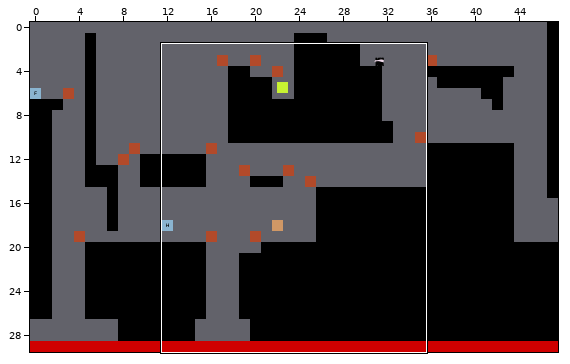
Tiled map (JSON) -- maps/level_02.json. The picture above shows the old version from afar; the outline marks the close-up.
Close-up. Earlier state:
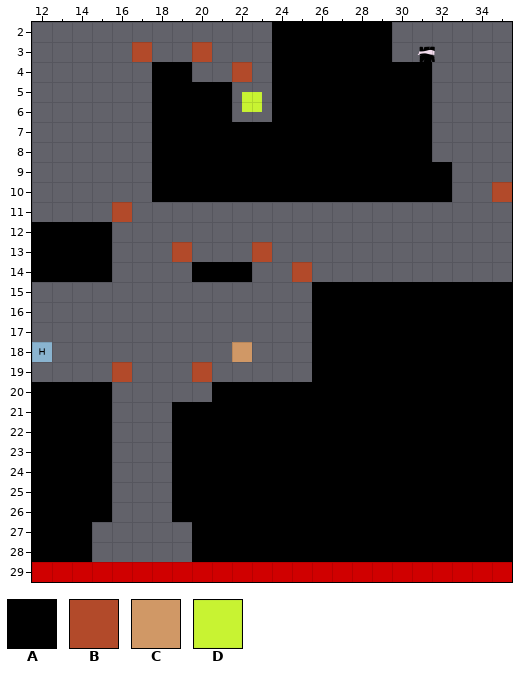
Cells are 64x64 px. Shown: x 12..35, y 2..29.
Key: from "tileset": A 78, B 81, C 85, D 131.
_ is an empty cell, # one hidden under a higher layer.
Objects are placed by their top-left corner, in cells (3,4 is the top-left corner of cell 3,4); size is 1x1 cell unless given.
Layers that did not change in this view are not listed.
Layer "layer_platforms" before, first column x 12:
 2 ____________AAAAAA______
 3 ____________AAAAAA______
 4 ______AA____AAAAAAAA____
 5 ______AAAA__AAAAAAAA____
 6 ______AAAA__AAAAAAAA____
 7 ______AAAAAAAAAAAAAA____
 8 ______AAAAAAAAAAAAAA____
 9 ______AAAAAAAAAAAAAAA___
10 ______AAAAAAAAAAAAAAA___
11 ________________________
12 AAAA____________________
13 AAAA____________________
14 AAAA____AAA_____________
15 ______________AAAAAAAAAA
16 ______________AAAAAAAAAA
17 ______________AAAAAAAAAA
18 ______________AAAAAAAAAA
19 ______________AAAAAAAAAA
20 AAAA_____AAAAAAAAAAAAAAA
21 AAAA___AAAAAAAAAAAAAAAAA
22 AAAA___AAAAAAAAAAAAAAAAA
23 AAAA___AAAAAAAAAAAAAAAAA
24 AAAA___AAAAAAAAAAAAAAAAA
25 AAAA___AAAAAAAAAAAAAAAAA
26 AAAA___AAAAAAAAAAAAAAAAA
27 AAA_____AAAAAAAAAAAAAAAA
28 AAA_____AAAAAAAAAAAAAAAA
29 ###_____#___#__##__#####
Objects on layer "Cure" before:
D at 22.5,5.5
Objects on layer "BigBox" before:
C at 22,18
After the commit:
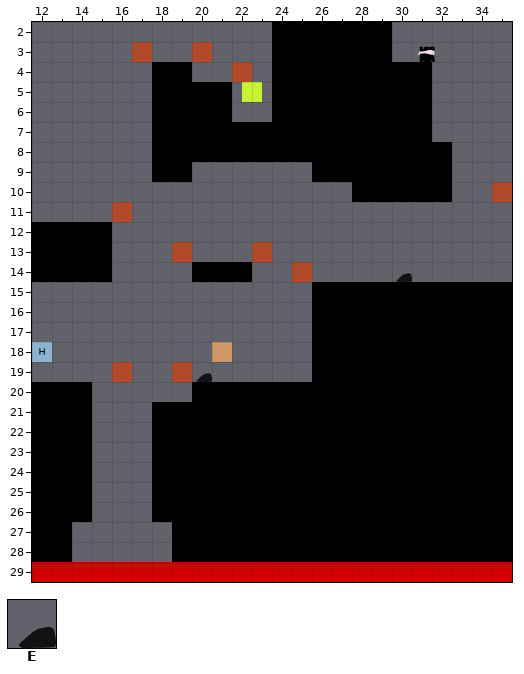
Further tiles: from "tileset": E 42 flipped left-right.
Tiles of an added or newly shown layer are drawn over the layers below it.
The exact change:
Changed rows in their new state; . is an unchanged cell.
Layer "layer_limits":
first column x 19:
19 B_
Layer "layer_platforms":
first column x 18:
 8 ..............A
 9 ..______.......
10 __________.....
first column x 14:
20 ._....A
21 ._..A..
22 ._..A..
23 ._..A..
24 ._..A..
25 ._..A..
26 ._..A..
27 _....A.
28 _....A.
Layer "layer_boxStop" (added):
first column x 30:
14 E
first column x 20:
19 E
Layer "Cure":
changed: D at 22.5,5.5 -> D at 22.5,5
Layer "BigBox":
changed: C at 22,18 -> C at 21,18
